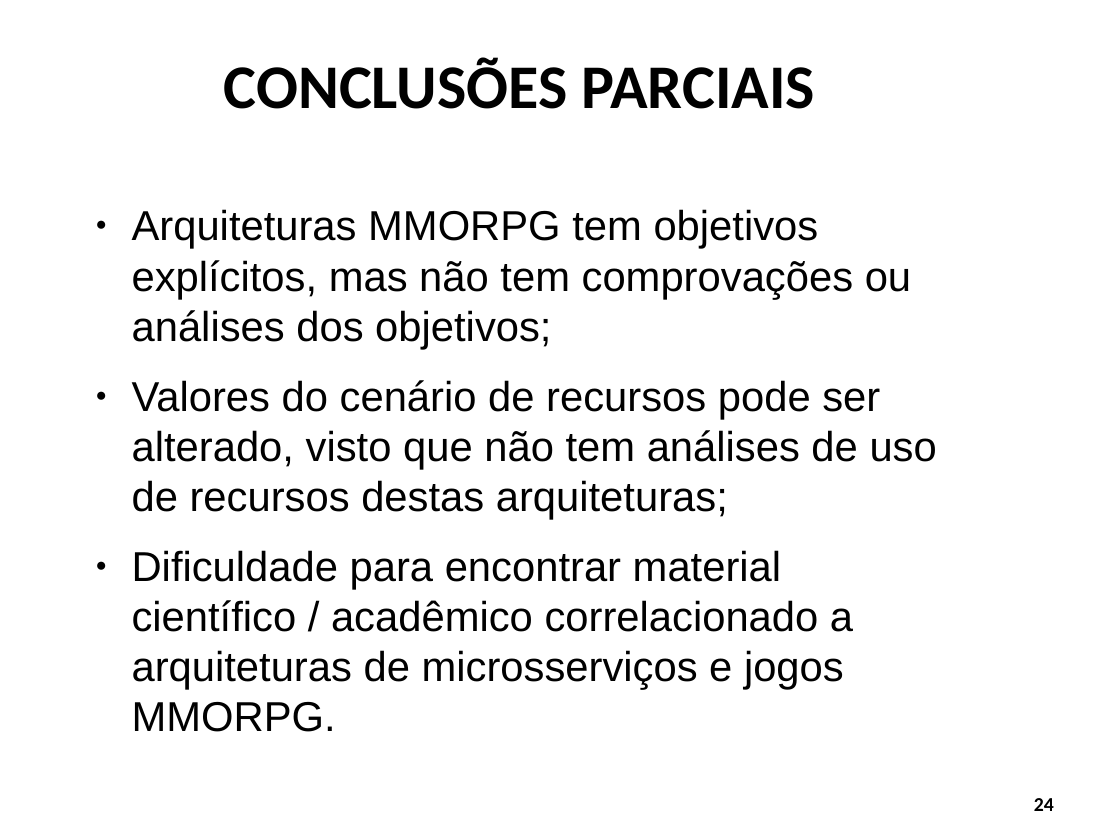
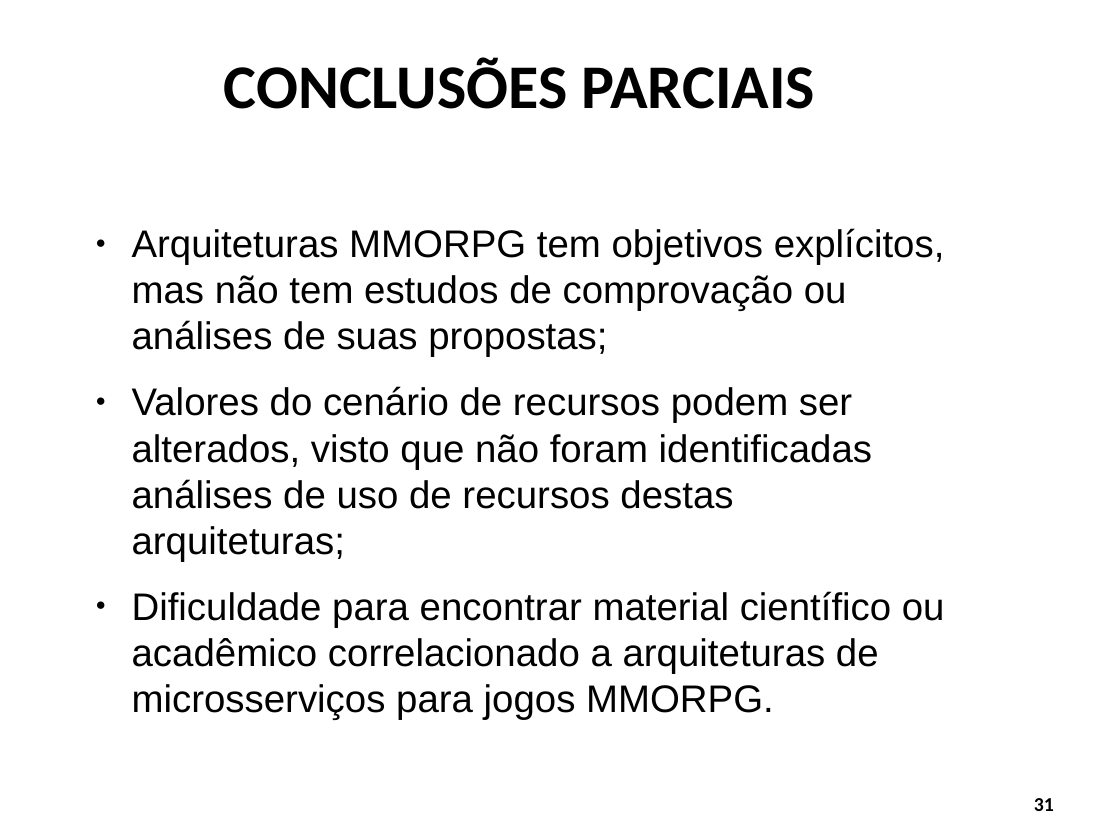
Before and after one commit to Schweigert/TCC, a slide deck: slide 31 of tcc/Apresentacao/apresentacao_tcc1.odp (slide 24 before the commit). Drawn at 1120x840 pixels with LibreOffice and Linux fonts; fonts in the diff are those of the drawing; background and template pictures are left out. Boxes give left, top, right and bottom in pixels: in the first picture for what was removed or moved away, otherwise in the second. Text is boxed around its words. In the diff, an @@ line names an element or a change of style, - is before the commit and + after.

Commit message:
Apresentação TCC1

```diff
--- a/tcc/Apresentacao/apresentacao_tcc1.odp
+++ b/tcc/Apresentacao/apresentacao_tcc1.odp
@@ text at box(132, 228, 945, 720): text changed; size 29.6 to 27.2 pt @@
-● Arquiteturas MMORPG tem objetivos explícitos, mas não tem comprovações ou análises dos objetivos;
-● Valores do cenário de recursos pode ser alterado, visto que não tem análises de uso de recursos destas arquiteturas;
-● Dificuldade para encontrar material científico / acadêmico correlacionado a arquiteturas de microsserviços e jogos MMORPG.
+● Arquiteturas MMORPG tem objetivos explícitos, mas não tem estudos de comprovação ou análises de suas propostas;
+● Valores do cenário de recursos podem ser alterados, visto que não foram identificadas análises de uso de recursos destas arquiteturas;
+● Dificuldade para encontrar material científico ou acadêmico correlacionado a arquiteturas de microsserviços para jogos MMORPG.
@@ page number at box(1034, 798, 1054, 811): text changed @@
-24
+31
```
Also in this commit, not shown: 9 other slides changed, 7 slides added.
